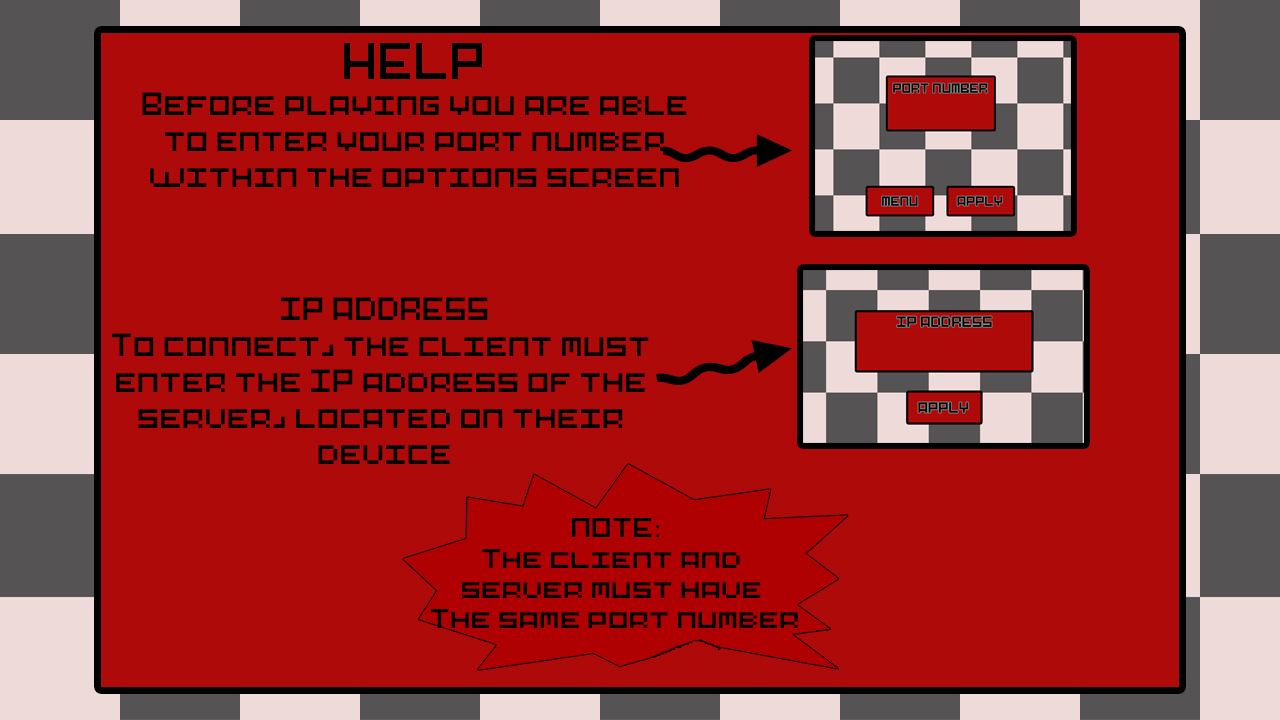
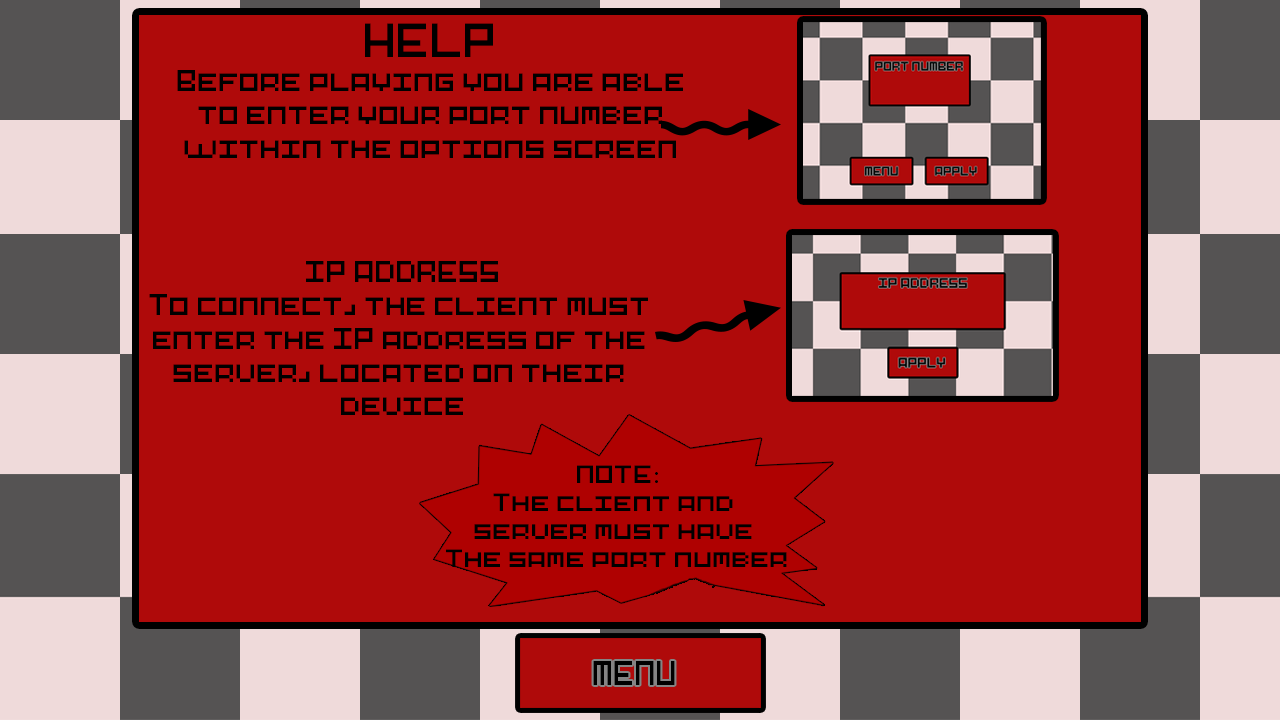
Layers edited between the first and the second 1280 × 720 image:
added layer "MENU" above "Layer 9" over [left=593, top=661, right=675, bottom=685]
added layer "Layer 9" above "Shape 3" over [left=520, top=638, right=761, bottom=708]
painted on "Shape 3" over [left=655, top=300, right=792, bottom=385]
painted on "Layer 8" over [left=792, top=235, right=1084, bottom=443]
painted on "Layer 7" over [left=803, top=22, right=1071, bottom=231]
painted on "NOTE: The client and server must have The same port number" over [left=431, top=465, right=798, bottom=628]
painted on "Shape 2" over [left=403, top=415, right=848, bottom=670]
painted on "IP ADDRESS To connect, the client must enter the IP address of" over [left=112, top=261, right=649, bottom=464]
painted on "Shape 4" over [left=661, top=109, right=792, bottom=167]
painted on "HELP Before playing you are able to enter your port number with" over [left=142, top=23, right=687, bottom=187]
painted on "Rectangle 1" over [left=101, top=15, right=1179, bottom=687]
